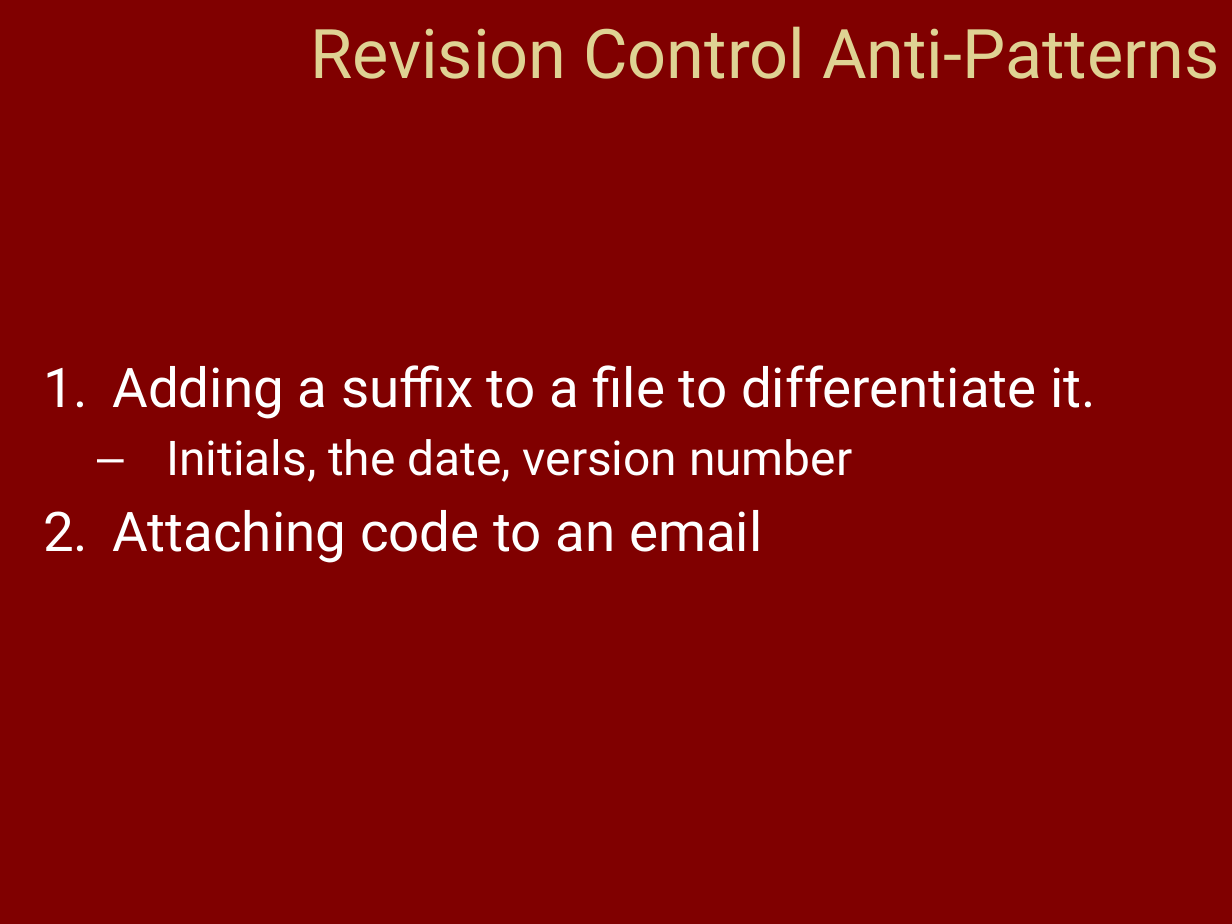
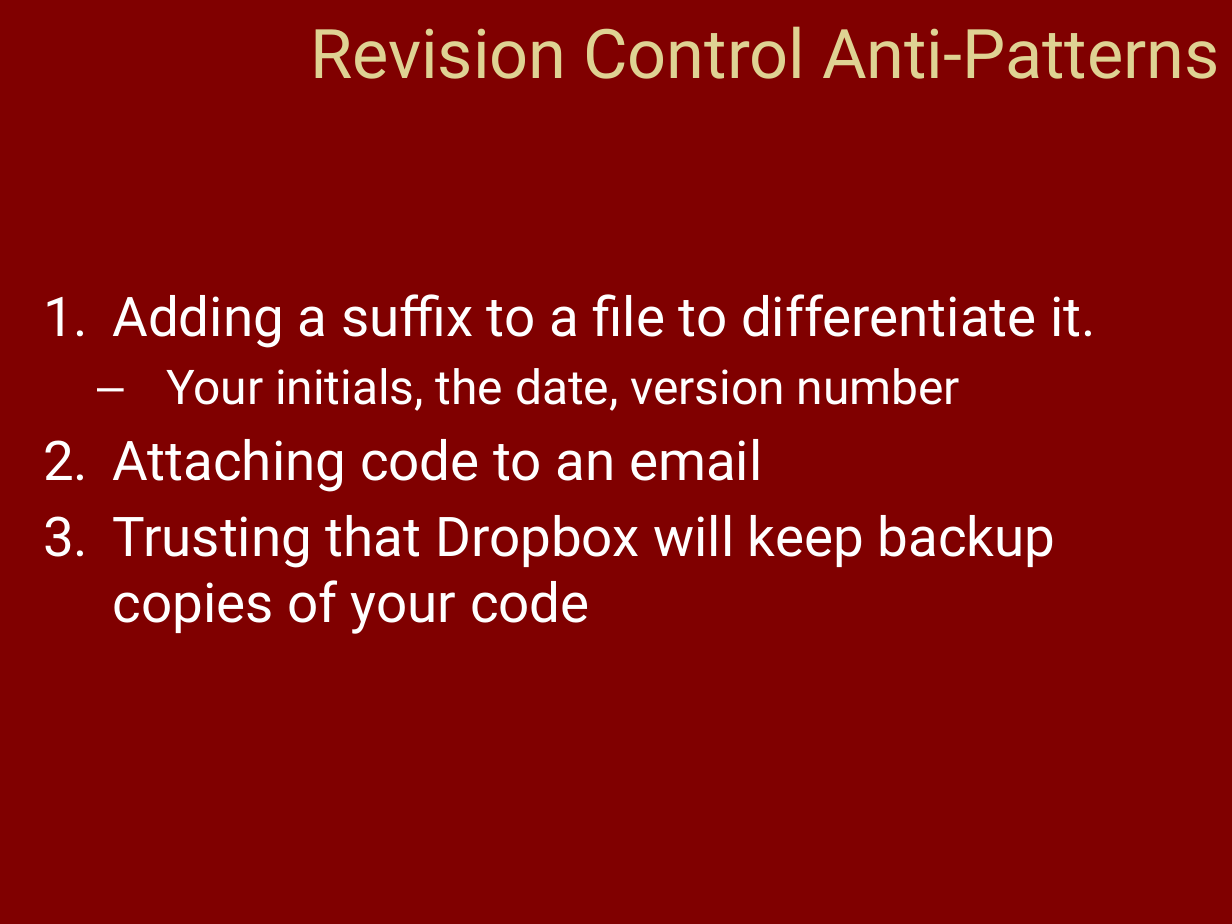
Before and after one commit to QBRC/GithubDemo, a slide deck: slide 20 of Git & Github.pptx (slide 19 before the commit). Drawn at 1232x924 pixels with LibreOffice and Linux fonts; fonts in the diff are those of the drawing; background and template pictures are left out. Boxes give left, top, right and bottom in pixels: in the first picture for what was removed or moved away, otherwise in the second. Text is boxed around its words. In the diff, an @@ line names an element or a change of style, - is before the commit and + after.

```diff
--- a/Git & Github.pptx
+++ b/Git & Github.pptx
@@ text at (x1=166, y1=368, x2=960, y2=411): text changed @@
-  – Initials, the date, version number
+  – Your initials, the date, version number
@@ text at (x1=112, y1=515, x2=1056, y2=634): paragraph added @@
+3. Trusting that Dropbox will keep backup copies of your code
```
Also in this commit, not shown: 4 other slides changed, 1 slide added.
